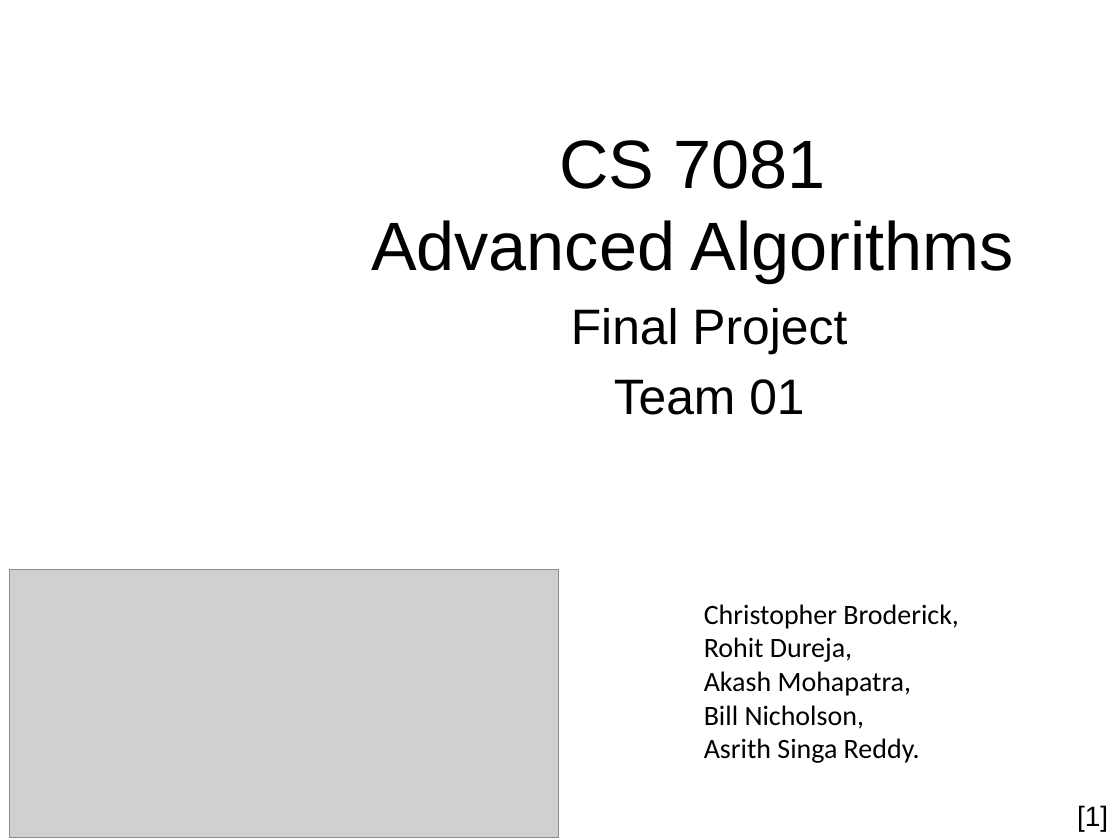
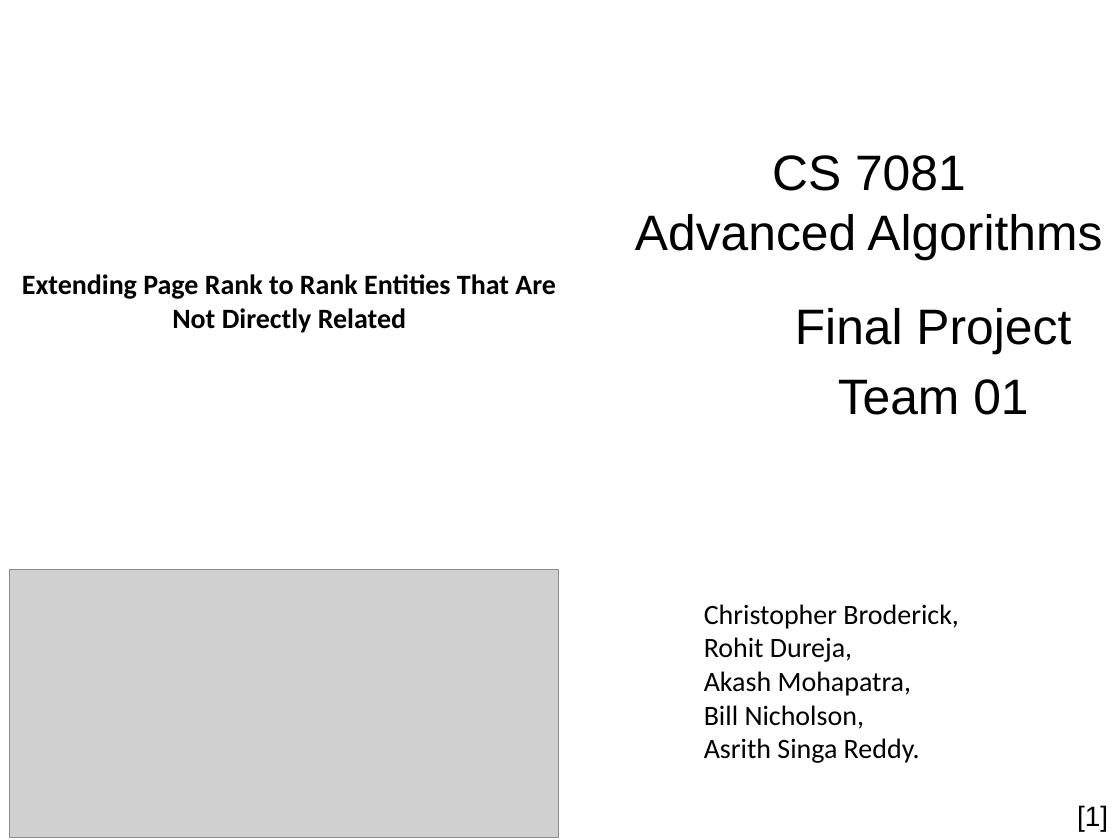
Before and after one commit to nicomp42/CS7081Spring2016Group01FinalProject, a slide deck: slide 1 of Team 01 Final Project.pptx. Drawn at 1120x840 pixels with LibreOffice and Linux fonts; fonts in the diff are those of the drawing; grey boxes stand for pictures; background and template pictures are left out. Boxes give left, top, right and bottom in pixels: in the first picture for what was removed or moved away, otherwise in the second. Text is boxed around its words. In the diff, an @@ line names an element or a change of style, - is before the commit and + after.

```diff
--- a/Team 01 Final Project.pptx
+++ b/Team 01 Final Project.pptx
@@ title "CS 7081 Advanced Algorithms": place and size @@
-title "CS 7081 Advanced Algorithms" at [371, 140, 1014, 282]
+title "CS 7081 Advanced Algorithms" at [635, 155, 1102, 260]
@@ title "CS 7081 Advanced Algorithms" at [635, 155, 1102, 260]: size 44 to 32 pt @@
@@ text added at [22, 274, 556, 333], 18 pt, text #000000, bold @@
+Extending Page Rank to Rank Entities That Are Not Directly Related
@@ subtitle "Final Project": place and size @@
-subtitle "Final Project" at [571, 308, 847, 415]
+subtitle "Final Project" at [795, 308, 1071, 415]
```
Also in this commit, not shown: 5 other slides changed, 3 slides added, 1 other file.
